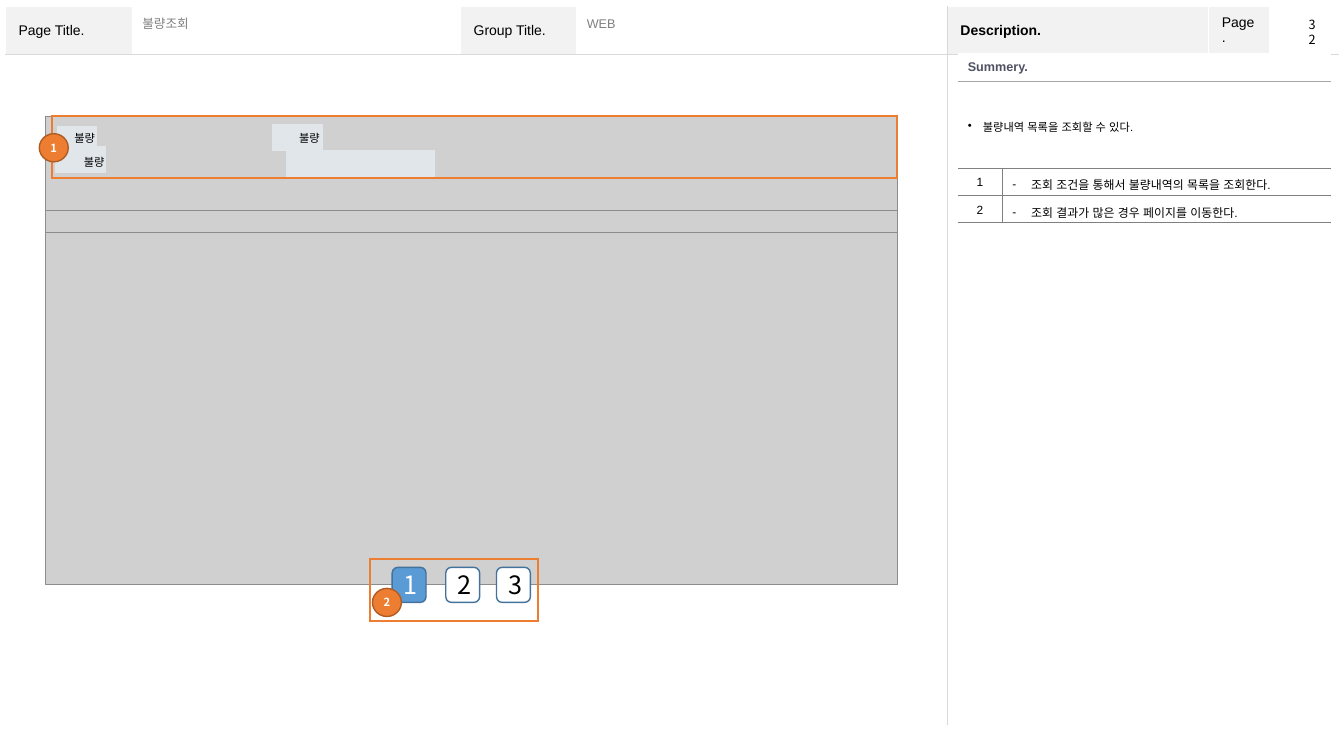
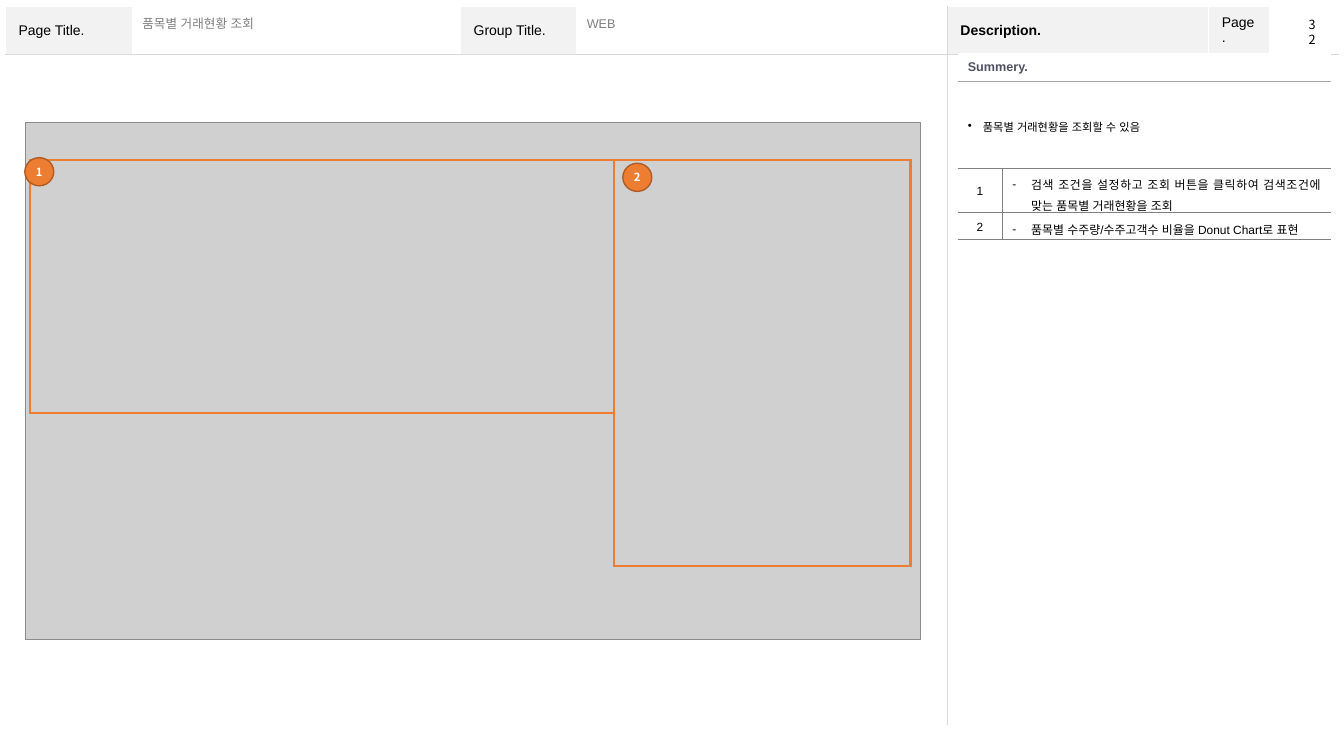
Before and after one commit to YJY1512/GoodeeTeamProject2, a slide deck: slide 32 of Team2 화면설계서.pptx. Drawn at 1344x756 pixels with LibreOffice and Linux fonts; fonts in the diff are those of the drawing; grey boxes stand for pictures. Boxes give left, top, right and bottom in pixels: in the first picture for what was removed or moved away, otherwise in the second. Text is boxed around its words. In the diff, an @@ line names an element or a change of style, - is before the commit and + after.

```diff
--- a/Team2 화면설계서.pptx
+++ b/Team2 화면설계서.pptx
@@ text at [142,17,254,29]: text changed @@
-불량조회
+품목별 거래현황 조회
@@ table at [958,52,1331,253] @@
-row 2, column 1: 불량내역 목록을 조회할 수 있다.
+row 2, column 1: 품목별 거래현황을 조회할 수 있음
-row 3, column 2: 조회 조건을 통해서 불량내역의 목록을 조회한다.
+row 3, column 2: 검색 조건을 설정하고 조회 버튼을 클릭하여 검색조건에 맞는 품목별 거래현황을 조회
-row 4, column 2: 조회 결과가 많은 경우 페이지를 이동한다.
+row 4, column 2: 품목별 수주량/수주고객수 비율을 Donut Chart로 표현
@@ picture: place and size @@
-picture at [45,116,897,585]
+picture at [25,123,921,640]
@@ rectangle removed at [55,147,105,173] @@
@@ rectangle removed at [58,126,97,150] @@
@@ text removed at [74,132,95,143] @@
-불량
@@ rectangle removed at [272,125,322,151] @@
@@ text removed at [299,133,320,143] @@
-불량
@@ ellipse "1": place and size @@
-ellipse "1" at [39,134,69,162]
+ellipse "1" at [25,157,54,186]
@@ rectangle: place and size @@
-rectangle at [52,116,897,177]
+rectangle at [30,160,615,413]
@@ text removed at [84,157,105,167] @@
-불량
@@ rectangle removed at [286,151,435,178] @@
@@ rectangle: place and size @@
-rectangle at [370,560,538,621]
+rectangle at [615,160,911,567]
@@ ellipse "2": place and size @@
-ellipse "2" at [373,589,402,617]
+ellipse "2" at [623,163,652,192]
@@ picture removed at [45,211,897,233] @@
@@ rounded rectangle removed at [392,568,426,603] @@
-1
@@ rounded rectangle removed at [446,568,480,603] @@
-2
@@ rounded rectangle removed at [497,568,531,603] @@
-3
```
Also in this commit, not shown: 20 other slides changed, 1 slide added, 1 slide removed, 1 other file.
